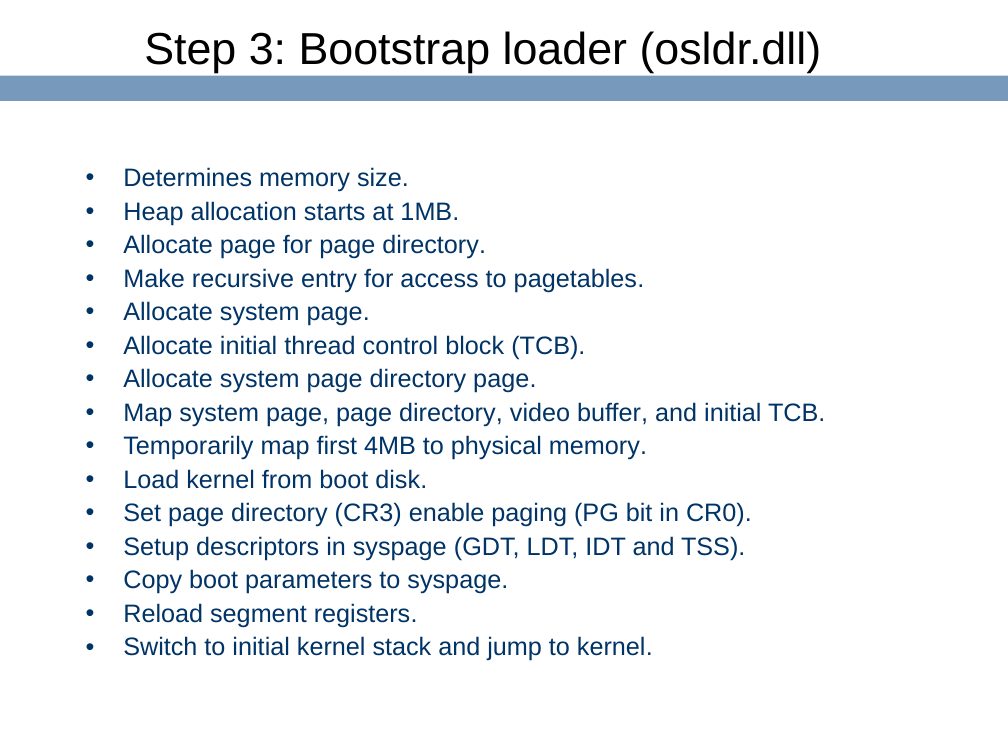
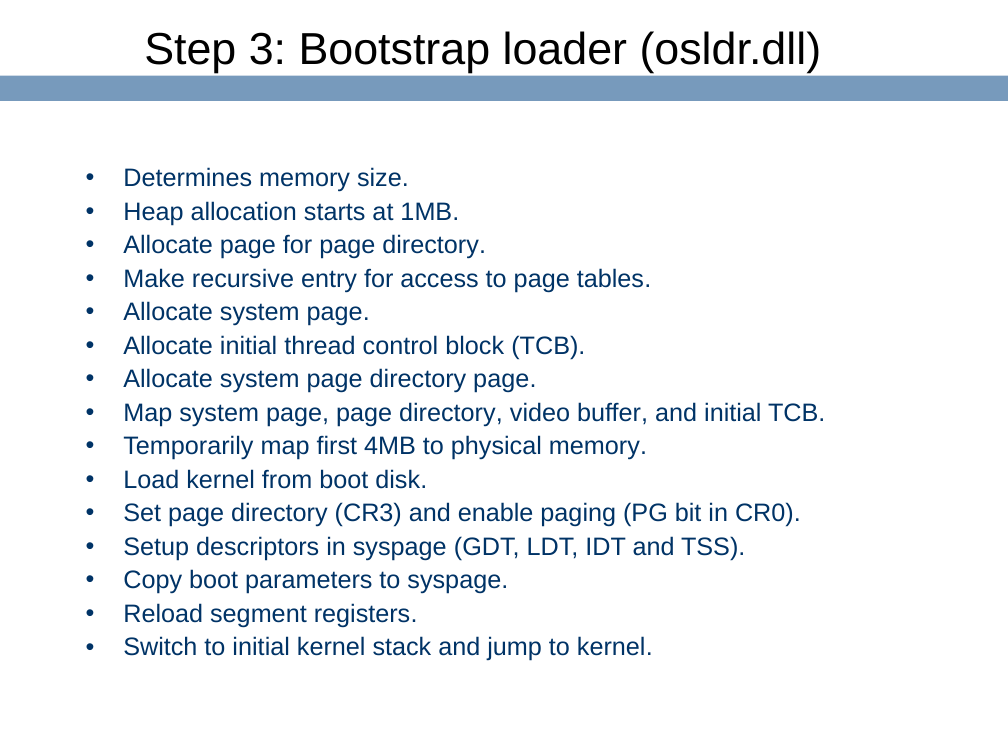
Before and after one commit to ringgaard/sanos, a slide deck: slide 19 of doc/sanostech.ppt. Drawn at 1008x756 pixels with LibreOffice and Linux fonts; fonts in the diff are those of the drawing; background and template pictures are left out. Boxes give left, top, right and bottom in pixels: in the first picture for what was removed or moved away, otherwise in the second. Text is boxed around its words. In the diff, an @@ line names an element or a change of style, - is before the commit and + after.

```diff
--- a/doc/sanostech.ppt
+++ b/doc/sanostech.ppt
@@ text at <box>123,268,652,292</box>: spaces changed @@
-• Make recursive entry for access to pagetables.
+• Make recursive entry for access to page tables.
@@ text at <box>123,502,801,527</box>: text changed @@
-• Set page directory (CR3) enable paging (PG bit in CR0).
+• Set page directory (CR3) and enable paging (PG bit in CR0).
```
Also in this commit, not shown: 11 other slides changed, 2 slides added, 1 other file.
